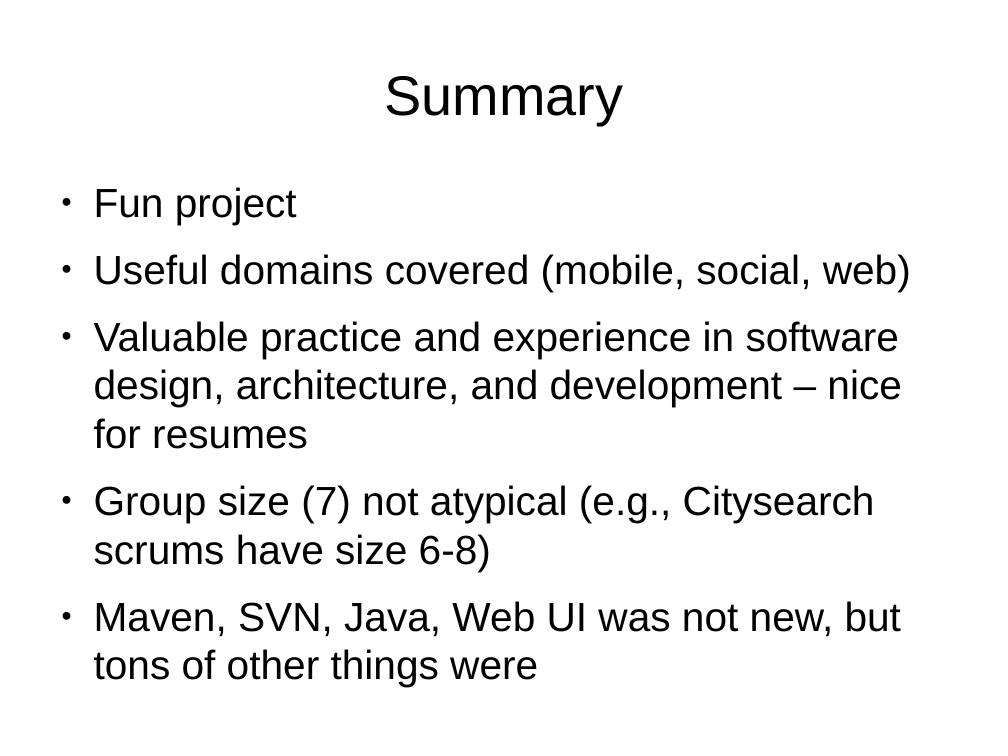
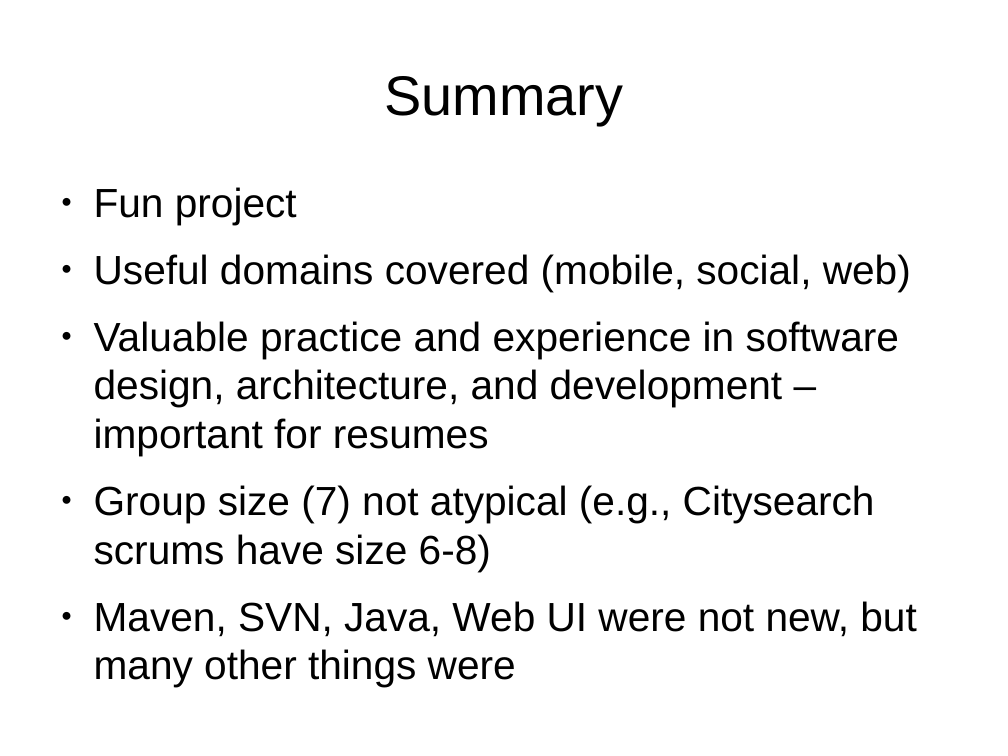
Before and after one commit to lmucs/playserengeti, a slide deck: slide 22 of serengeti/src/site/serengeti.odp (slide 23 before the commit). Drawn at 1008x756 pixels with LibreOffice and Linux fonts; fonts in the diff are those of the drawing. Boxes give left, top, right and bottom in pixels: in the first picture for what was removed or moved away, otherwise in the second. Text is boxed around its words. In the diff, an @@ line names an element or a change of style, - is before the commit and + after.

```diff
--- a/serengeti/src/site/serengeti.odp
+++ b/serengeti/src/site/serengeti.odp
@@ text at <box>94,321,900,456</box>: text changed @@
-● Valuable practice and experience in software design, architecture, and development – nice for resumes
+● Valuable practice and experience in software design, architecture, and development – important for resumes
@@ text at <box>94,601,916,687</box>: text changed @@
-● Maven, SVN, Java, Web UI was not new, but tons of other things were
+● Maven, SVN, Java, Web UI were not new, but many other things were
```
Also in this commit, not shown: 8 other slides changed, 7 slides added, 8 slides removed.
